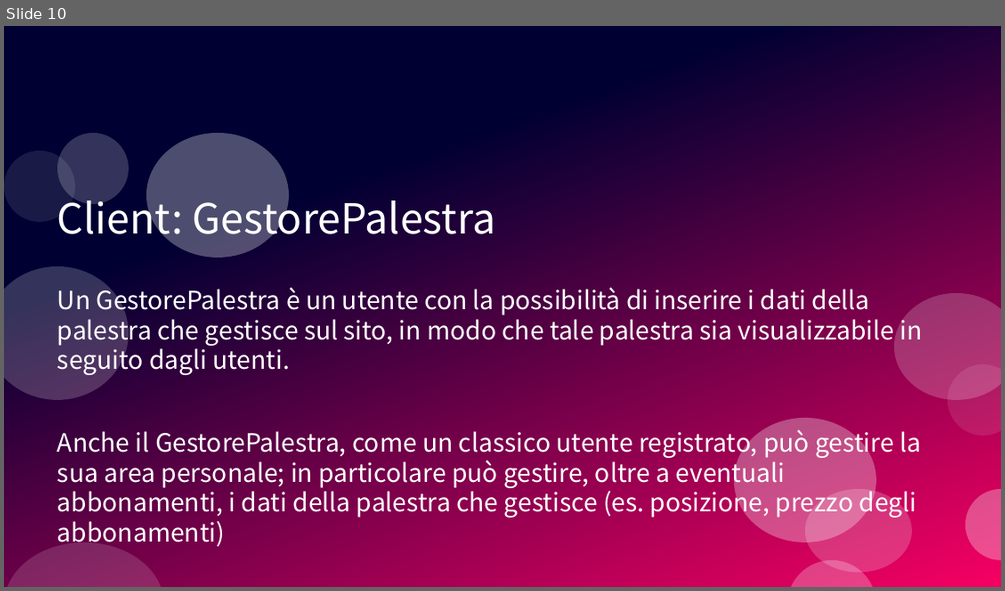
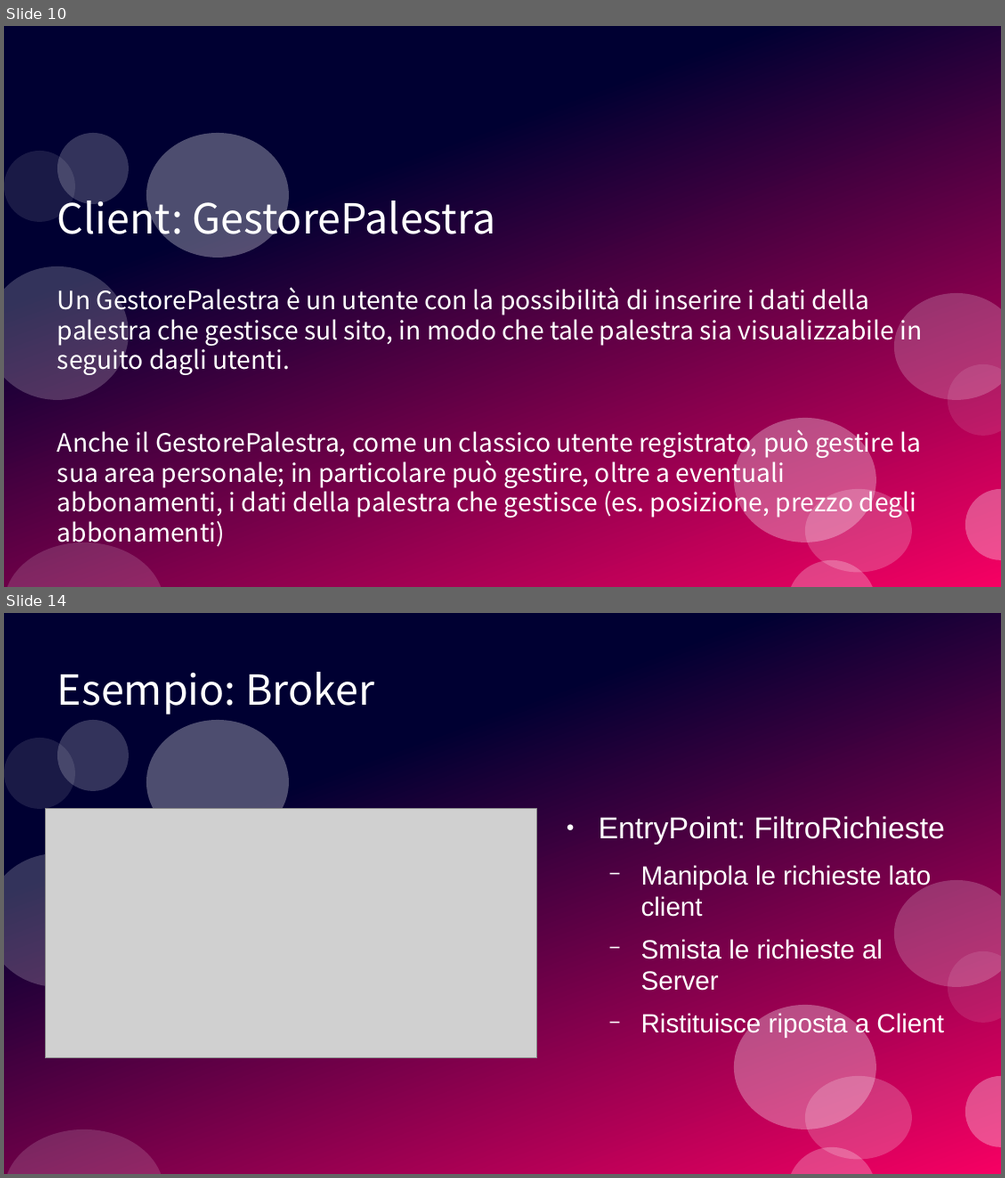
Before and after one commit to JosephBoom02/Progetto_Ingegneria_del_Software, a slide deck: Presentazione/FindYourGym.odp. Shown one above the other, each under a label of ours: slide 10 before the commit, slides 10 and 14 after it; the slides between them are not shown. The pictures are 1005x591 and 1005x1178 pixels, drawn with LibreOffice and Linux fonts; fonts in the diff are those of the drawing; grey boxes stand for pictures. Boxes give left, top, right and bottom in pixels: in the first picture for what was removed or moved away, otherwise in the second. Text is boxed around its words. In the diff, an @@ line names an element or a change of style, - is before the commit and + after.

```diff
--- a/Presentazione/FindYourGym.odp
+++ b/Presentazione/FindYourGym.odp
@@ slide 14 added at (x1=4, y1=613, x2=1001, y2=1174), background #FFFFFF; not listed: 12 template elements that a slide beside it also shows @@
@@ title added at (x1=57, y1=672, x2=374, y2=714), 33 pt, text #FFFFFF @@
+Esempio: Broker
@@ picture added at (x1=45, y1=810, x2=537, y2=1059) @@
@@ text added at (x1=599, y1=816, x2=946, y2=1037), 21 pt, text #FFFFFF @@
+● EntryPoint: FiltroRichieste
+  − Manipola le richieste lato client
+  − Smista le richieste al Server
+  − Ristituisce riposta a Client
```
Also in this commit, not shown: 4 other slides added.
